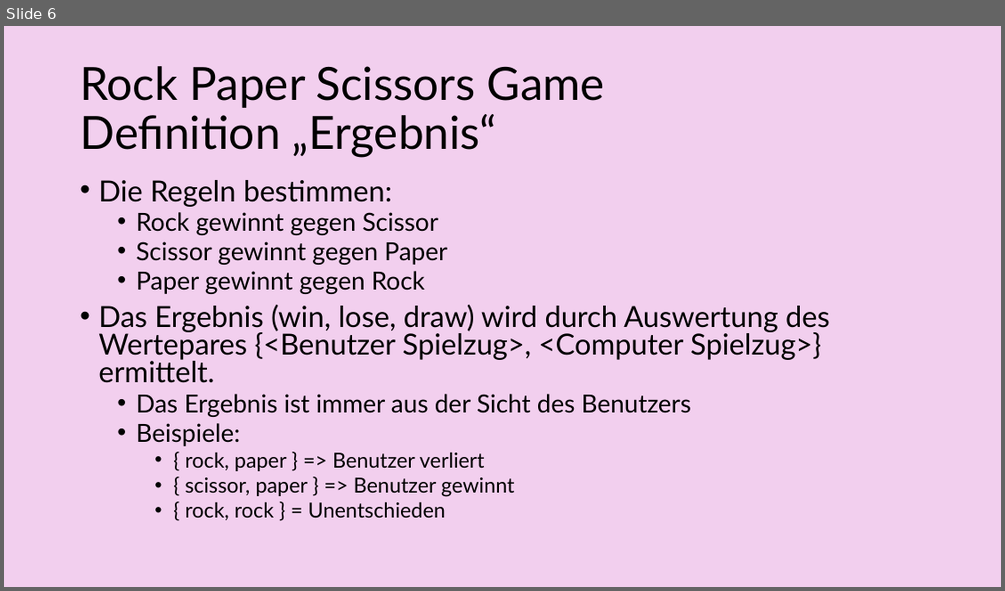
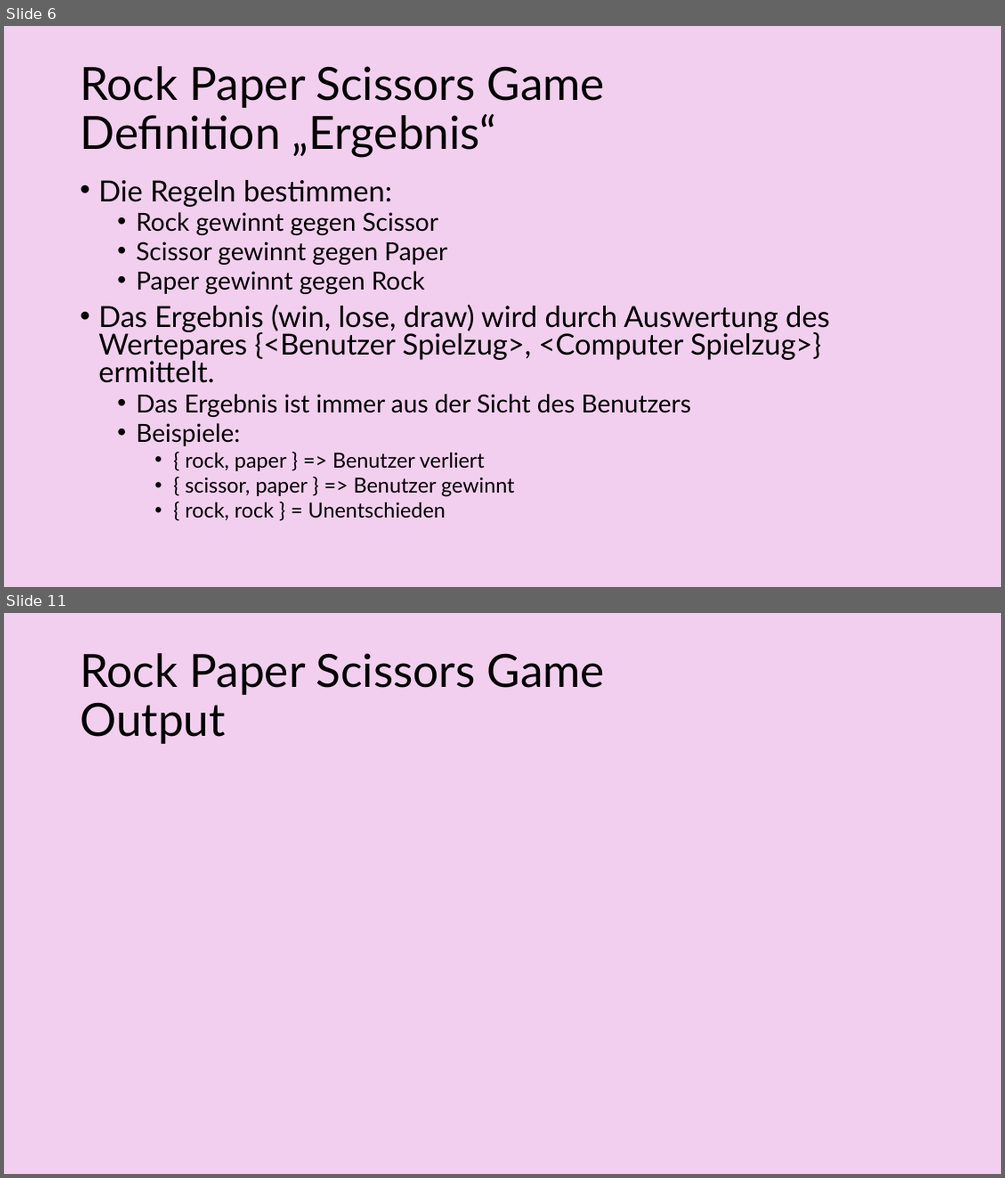
Before and after one commit to RalfWaeldin/jsprojekt, a slide deck: Projektdefinitionen.pptx. Shown one above the other, each under a label of ours: slide 6 before the commit, slides 6 and 11 after it; the slides between them are not shown. The pictures are 1005x591 and 1005x1178 pixels, drawn with LibreOffice and Linux fonts; fonts in the diff are those of the drawing. Boxes give left, top, right and bottom in pixels: in the first picture for what was removed or moved away, otherwise in the second. Text is boxed around its words. In the diff, an @@ line names an element or a change of style, - is before the commit and + after.

```diff
--- a/Projektdefinitionen.pptx
+++ b/Projektdefinitionen.pptx
@@ slide 11 added at [4,613,1001,1174], background #F2CFEE @@
@@ title added at [80,653,605,744], 44 pt, text #000000 @@
+Rock Paper Scissors Game
+Output
```
Also in this commit, not shown: 2 slides changed, 5 other slides added, 9 other files.
